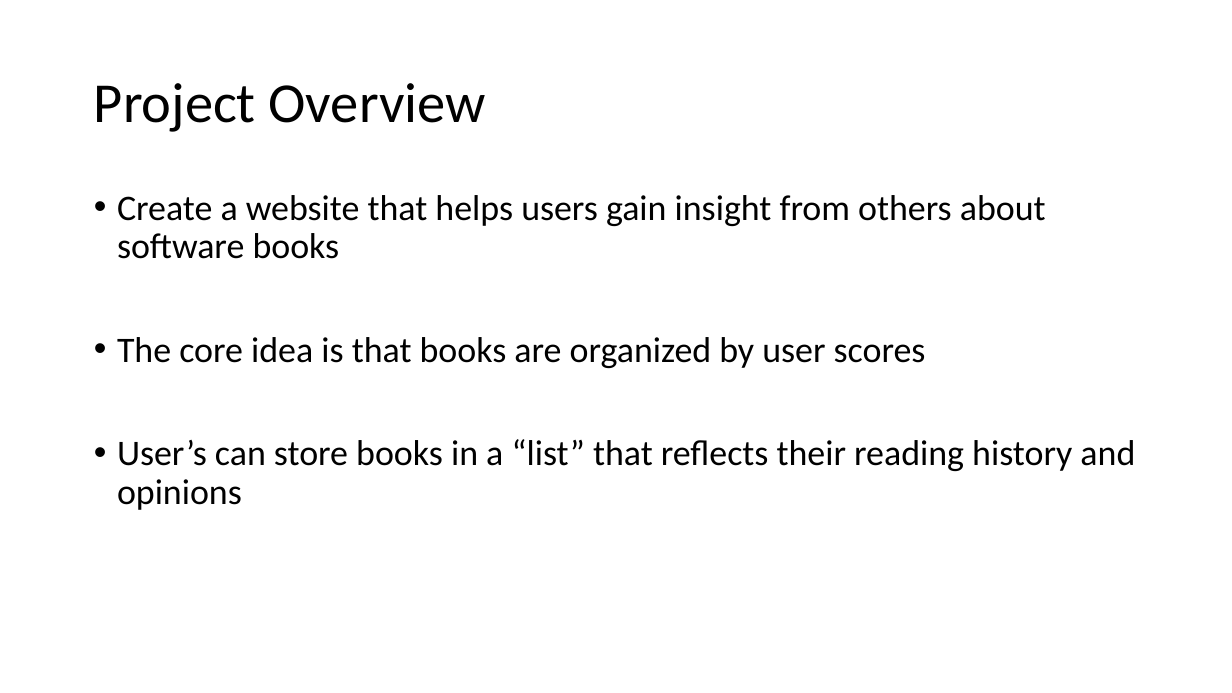
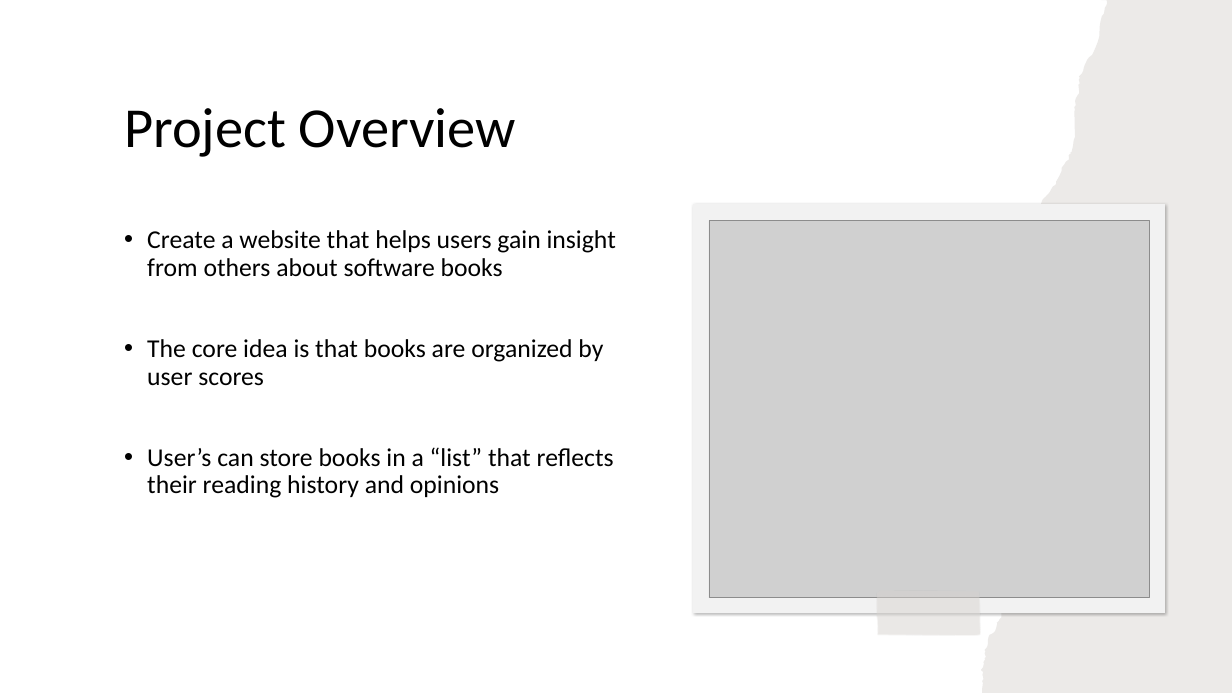
Before and after one commit to TouC001/group-project, a slide deck: slide 2 of documents/Final Presentation.pptx. Drawn at 1232x693 pixels with LibreOffice and Linux fonts; fonts in the diff are those of the drawing; grey boxes stand for pictures. Boxes give left, top, right and bottom in pixels: in the first picture for what was removed or moved away, otherwise in the second. Text is boxed around its words. In the diff, an @@ line names an element or a change of style, - is before the commit and + after.

```diff
--- a/documents/Final Presentation.pptx
+++ b/documents/Final Presentation.pptx
@@ freeform shape added at (982,0,1232,693), fill #82766A at 15% opacity @@
@@ title "Project Overview": place and size @@
-title "Project Overview" at (94,83,486,132)
+title "Project Overview" at (124,108,516,157)
@@ freeform shape added at (693,204,1165,613), fill #F2F2F2 @@
@@ text "Create a website that helps ...": place and size @@
-text "Create a website that helps ..." at (117,195,1135,510)
+text "Create a website that helps ..." at (147,230,616,498)
@@ text "Create a website that helps ..." at (147,230,616,498): size 28 to 20 pt @@
@@ picture added at (709,221,1150,598) @@
@@ freeform shape added at (877,591,982,636), fill #D9D4D0 at 50% opacity @@
```
Also in this commit, not shown: 4 other slides changed, 1 slide removed.
